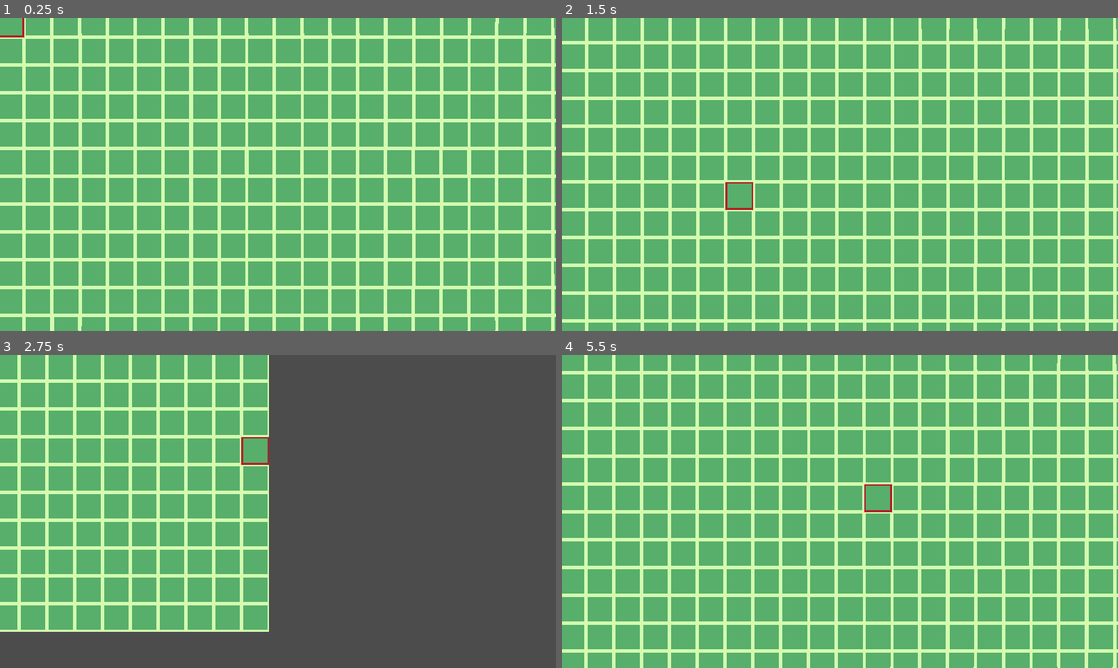
Above: before the commit, frames 1-4 (two rows, left to right).
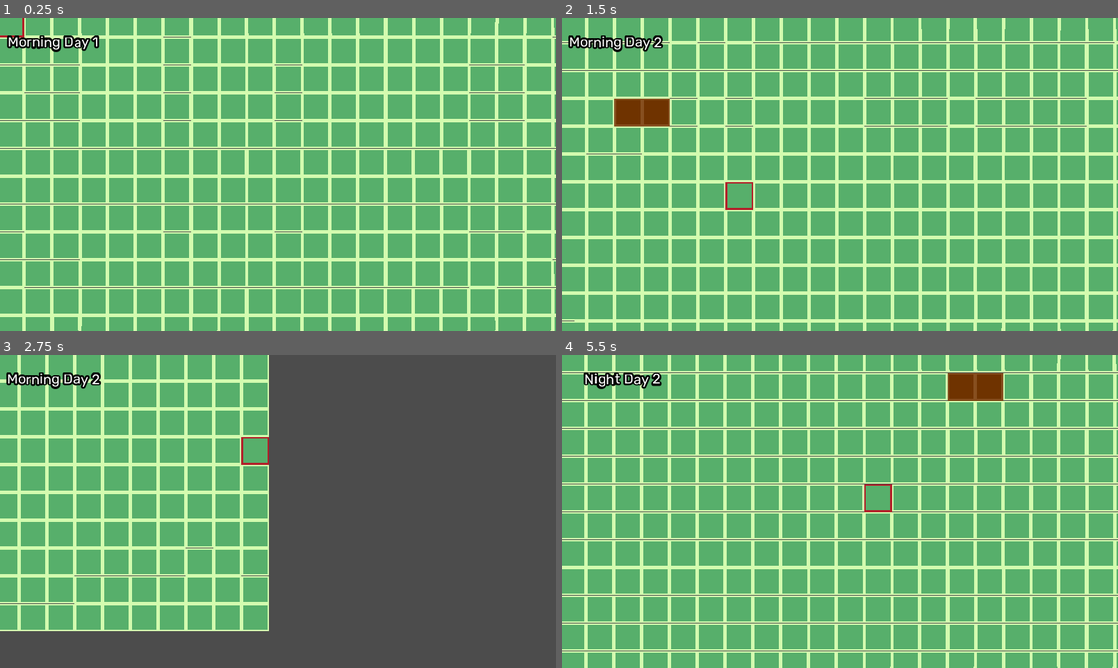
Above: after the commit, the same moments.

Repository: connorwmackay/Harvest
Game: Godot game, scene res://Game.tscn
Two runs of this game, one before a commit and one after it. Both use one fixed random seed, a clock stepped at 60 frames per second and the inputs below.
Inputs (mouse positions are in pixels of both pictures, inside the frame that each line leads up to):
- Up to frame 1 (0.25 s): no input
- Up to frame 2 (1.5 s): tap Enter at 0.5 s; move the mouse to (962, 158) at 0.52 s; press the mouse at (962, 158) at 0.53 s; hold Right (ui_right) 0.53-1.28 s; tap E (plant, bound only after the commit) at 0.6 s; move the mouse to (728, 190) at 1.27 s; release the mouse at (728, 190) at 1.28 s; hold Down (ui_down) from 1.28 s (still down); click (728, 190) at 1.35 s
- Up to frame 3 (2.75 s): tap R (sell, bound only after the commit) at 1.55, 2.1 s; move the mouse to (333, 442) at 2.02 s; release Down (ui_down) at 2.03 s; hold Right (ui_right) from 2.03 s (still down); tap Q (till, bound only after the commit) at 2.3 s
- Up to frame 4 (5.5 s): move the mouse to (812, 574) at 2.77 s; release Right (ui_right) at 2.78 s; hold Up (ui_up) 2.78-3.53 s; tap Q (till, bound only after the commit) at 2.85 s; tap W (water, bound only after the commit) at 3.05, 3.6 s; move the mouse to (1006, 558) at 3.52 s; hold Left (ui_left) 3.53-5.03 s; tap E (plant, bound only after the commit) at 3.8, 4.35 s; move the mouse to (673, 464) at 4.27 s; click (673, 464) at 4.55 s; move the mouse to (867, 511) at 5.02 s; press the mouse at (867, 511) at 5.03 s; hold Down (ui_down) from 5.03 s (still down); tap R (sell, bound only after the commit) at 5.3 s

The runs differ from the first frame. In frame 1, 1.5% of the frame differs, in the area x 0-100%, y 5-87%; in frame 2, 2.1%; in frame 3, 0.8%; in frame 4, 3.6%, in the area x 0-100%, y 5-95%.

Commit message:
Added more selection modes

Diff:
--- /dev/null
+++ b/DateTime.gd
@@ -0,0 +1,38 @@
+extends HBoxContainer
+class_name DateTime
+
+onready var time: Label = get_node("Time")
+onready var day_num: Label = get_node("DayNum")
+
+var day_ind = 1
+var time_ind = 0
+
+# Called when the node enters the scene tree for the first time.
+func _ready():
+	day_ind = 1
+	time_ind = 0
+	set_time()
+	set_day()
+
+func set_time():
+	if time_ind == 0:
+		time.text = "Morning"
+	elif time_ind == 1:
+		time.text = "Afternoon"
+	elif time_ind == 2:
+		time.text = "Evening"
+	elif time_ind == 3:
+		time.text = "Night"
+
+func set_day():
+	day_num.text = "Day " + day_ind as String
+
+func advance_day():
+	time_ind += 1
+
+	if time_ind > 3:
+		time_ind = 0
+		day_ind += 1
+		set_day()
+
+	set_time()
--- /dev/null
+++ b/DateTime.tscn
@@ -0,0 +1,23 @@
+[gd_scene load_steps=3 format=2]
+
+[ext_resource path="res://theme.tres" type="Theme" id=1]
+[ext_resource path="res://DateTime.gd" type="Script" id=2]
+
+[node name="DateTime" type="HBoxContainer"]
+margin_right = 40.0
+margin_bottom = 40.0
+theme = ExtResource( 1 )
+script = ExtResource( 2 )
+
+[node name="Time" type="Label" parent="."]
+margin_top = 10.0
+margin_right = 62.0
+margin_bottom = 29.0
+text = "Morning"
+
+[node name="DayNum" type="Label" parent="."]
+margin_left = 66.0
+margin_top = 10.0
+margin_right = 106.0
+margin_bottom = 29.0
+text = "Day 1"
--- a/FarmTilemap.tscn
+++ b/FarmTilemap.tscn
@@ -31,6 +31,20 @@
 1/shape_one_way_margin = 0.0
 1/shapes = [  ]
 1/z_index = 0
+2/name = "farm_tiles.png 2"
+2/texture = ExtResource( 1 )
+2/tex_offset = Vector2( 0, 0 )
+2/modulate = Color( 1, 1, 1, 1 )
+2/region = Rect2( 0, 32, 32, 32 )
+2/tile_mode = 0
+2/occluder_offset = Vector2( 0, 0 )
+2/navigation_offset = Vector2( 0, 0 )
+2/shape_offset = Vector2( 0, 0 )
+2/shape_transform = Transform2D( 1, 0, 0, 1, 0, 0 )
+2/shape_one_way = false
+2/shape_one_way_margin = 0.0
+2/shapes = [  ]
+2/z_index = 0
 
 [node name="TileMap" type="TileMap"]
 tile_set = SubResource( 1 )
--- a/Game.tscn
+++ b/Game.tscn
@@ -1,8 +1,9 @@
-[gd_scene load_steps=4 format=2]
+[gd_scene load_steps=5 format=2]
 
 [ext_resource path="res://FarmTilemap.tscn" type="PackedScene" id=1]
 [ext_resource path="res://MoveCamera.tscn" type="PackedScene" id=2]
 [ext_resource path="res://SelectedTile.tscn" type="PackedScene" id=3]
+[ext_resource path="res://DateTime.tscn" type="PackedScene" id=4]
 
 [node name="Game" type="Node2D"]
 
@@ -12,10 +13,16 @@
 current = true
 move_speed = 8
 
+[node name="CanvasLayer" type="CanvasLayer" parent="MoveCamera"]
+
+[node name="DateTime" parent="MoveCamera/CanvasLayer" instance=ExtResource( 4 )]
+margin_left = 8.0
+margin_top = 8.0
+margin_right = 114.0
+margin_bottom = 48.0
+alignment = 2
+
 [node name="SelectedTile" parent="." instance=ExtResource( 3 )]
-
-[node name="CanvasLayer" type="CanvasLayer" parent="."]
-follow_viewport_enable = true
 
 [node name="TileMap" parent="." instance=ExtResource( 1 )]
 z_index = -1
--- a/project.godot
+++ b/project.godot
@@ -9,12 +9,18 @@
 config_version=4
 
 _global_script_classes=[ {
+"base": "HBoxContainer",
+"class": "DateTime",
+"language": "GDScript",
+"path": "res://DateTime.gd"
+}, {
 "base": "Camera2D",
 "class": "move_camera",
 "language": "GDScript",
 "path": "res://scripts/MoveCamera.gd"
 } ]
 _global_script_class_icons={
+"DateTime": "",
 "move_camera": ""
 }
 
@@ -44,6 +50,31 @@
 "events": [ Object(InputEventKey,"resource_local_to_scene":false,"resource_name":"","device":0,"alt":false,"shift":false,"control":false,"meta":false,"command":false,"pressed":false,"scancode":32,"physical_scancode":0,"unicode":0,"echo":false,"script":null)
  ]
 }
+select={
+"deadzone": 0.5,
+"events": [ Object(InputEventMouseButton,"resource_local_to_scene":false,"resource_name":"","device":0,"alt":false,"shift":false,"control":false,"meta":false,"command":false,"button_mask":0,"position":Vector2( 0, 0 ),"global_position":Vector2( 0, 0 ),"factor":1.0,"button_index":1,"pressed":false,"doubleclick":false,"script":null)
+ ]
+}
+till={
+"deadzone": 0.5,
+"events": [ Object(InputEventKey,"resource_local_to_scene":false,"resource_name":"","device":0,"alt":false,"shift":false,"control":false,"meta":false,"command":false,"pressed":false,"scancode":81,"physical_scancode":0,"unicode":0,"echo":false,"script":null)
+ ]
+}
+water={
+"deadzone": 0.5,
+"events": [ Object(InputEventKey,"resource_local_to_scene":false,"resource_name":"","device":0,"alt":false,"shift":false,"control":false,"meta":false,"command":false,"pressed":false,"scancode":87,"physical_scancode":0,"unicode":0,"echo":false,"script":null)
+ ]
+}
+plant={
+"deadzone": 0.5,
+"events": [ Object(InputEventKey,"resource_local_to_scene":false,"resource_name":"","device":0,"alt":false,"shift":false,"control":false,"meta":false,"command":false,"pressed":false,"scancode":69,"physical_scancode":0,"unicode":0,"echo":false,"script":null)
+ ]
+}
+sell={
+"deadzone": 0.5,
+"events": [ Object(InputEventKey,"resource_local_to_scene":false,"resource_name":"","device":0,"alt":false,"shift":false,"control":false,"meta":false,"command":false,"pressed":false,"scancode":82,"physical_scancode":0,"unicode":0,"echo":false,"script":null)
+ ]
+}
 
 [physics]
 
--- a/scripts/SelectedTile.gd
+++ b/scripts/SelectedTile.gd
@@ -1,6 +1,19 @@
 extends Sprite
 
+enum SelectionMode {
+	Till,
+	Water,
+	Plant,
+	Sell
+}
+
 onready var tilemap = get_tree().get_current_scene().get_node("TileMap")
+onready var datetime: DateTime = get_tree().get_current_scene().find_node("DateTime")
+
+var selected_mode = SelectionMode.Till
+
+var num_actions_per_advance = 10
+var num_actions = 0
 
 # Used to find the closest tile position
 func find_closest_val(val, multiple):
@@ -14,8 +27,40 @@
 
 	return option2
 
+func _ready():
+	selected_mode = SelectionMode.Till
+
 func _process(delta):
+	if Input.is_action_just_pressed("plant"):
+		selected_mode = SelectionMode.Plant
+	elif Input.is_action_just_pressed("till"):
+		selected_mode = SelectionMode.Till
+	elif Input.is_action_just_pressed("water"):
+		selected_mode = SelectionMode.Water
+	elif Input.is_action_just_pressed("sell"):
+		selected_mode = SelectionMode.Sell
+
+	# Set the position to be aligned to the tilemap grid
 	var mouse_map_coord = tilemap.world_to_map(get_global_mouse_position())
 	var map_cell = tilemap.get_cell(mouse_map_coord.x, mouse_map_coord.y)
 	if map_cell != tilemap.INVALID_CELL:
 		position = tilemap.map_to_world(mouse_map_coord)
+
+	# Turn a tile to dirt
+	if Input.is_action_pressed("select"):
+		if selected_mode == SelectionMode.Till and map_cell == 1:
+			tilemap.set_cell(mouse_map_coord.x, mouse_map_coord.y, 0)
+			num_actions += 1
+		elif selected_mode == SelectionMode.Plant:
+			print("Plant on selected tile")
+			num_actions += 1
+		elif selected_mode == SelectionMode.Sell:
+			print("Sell harvest on selected tile")
+			num_actions += 1
+		elif selected_mode == SelectionMode.Water and map_cell == 0:
+			tilemap.set_cell(mouse_map_coord.x, mouse_map_coord.y, 2)
+			num_actions += 1
+
+	if num_actions >= num_actions_per_advance:
+		num_actions = 0
+		datetime.advance_day()
--- a/theme.tres
+++ b/theme.tres
@@ -3,6 +3,8 @@
 [ext_resource path="res://Rubik/static/Rubik-Regular.ttf" type="DynamicFontData" id=1]
 
 [sub_resource type="DynamicFont" id=1]
+outline_size = 2
+outline_color = Color( 0, 0, 0, 1 )
 font_data = ExtResource( 1 )
 
 [resource]
Binary file changed: sprites/farm_tiles.png
